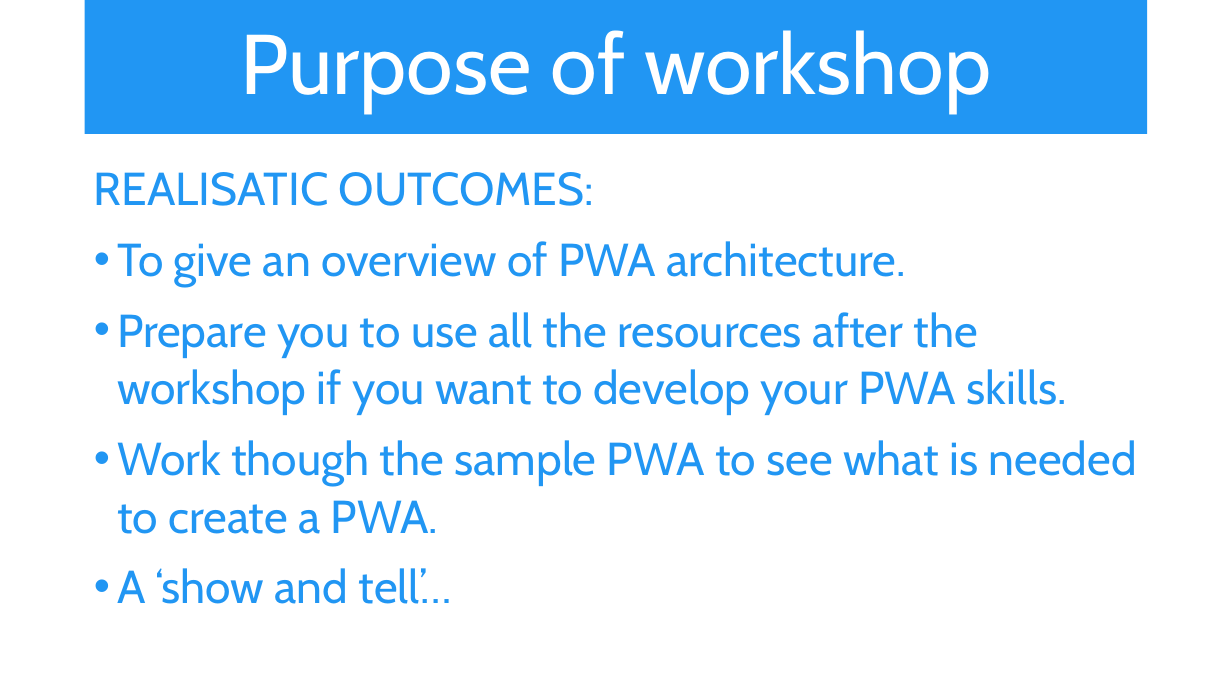
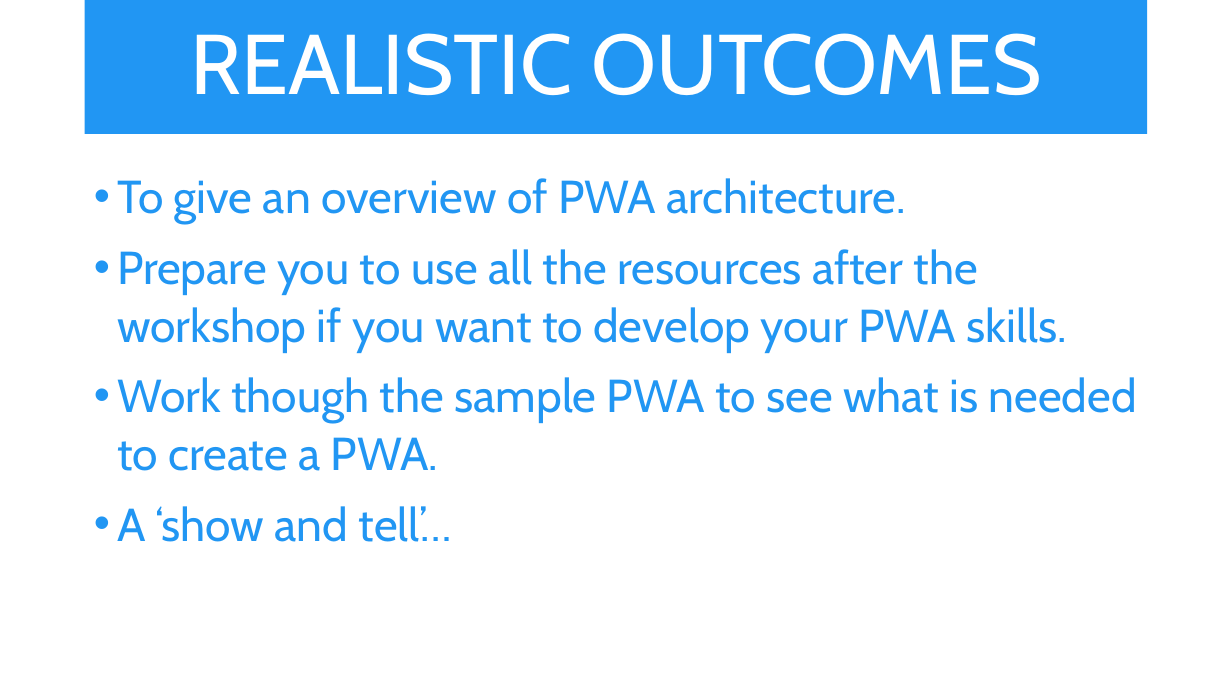
Before and after one commit to aniWeyn/pwa, a slide deck: slide 3 of PWA.pptx (slide 2 before the commit). Drawn at 1232x693 pixels with LibreOffice and Linux fonts; fonts in the diff are those of the drawing. Boxes give left, top, right and bottom in pixels: in the first picture for what was removed or moved away, otherwise in the second. Text is boxed around its words. In the diff, an @@ line names an element or a change of style, - is before the commit and + after.

```diff
--- a/PWA.pptx
+++ b/PWA.pptx
@@ title at box(190, 33, 1042, 95): text changed @@
-Purpose of workshop
+REALISTIC OUTCOMES
@@ text at box(94, 172, 594, 206): paragraph removed @@
-REALISATIC OUTCOMES:
```
Also in this commit, not shown: 3 other slides changed, 3 slides added, 1 other file.
